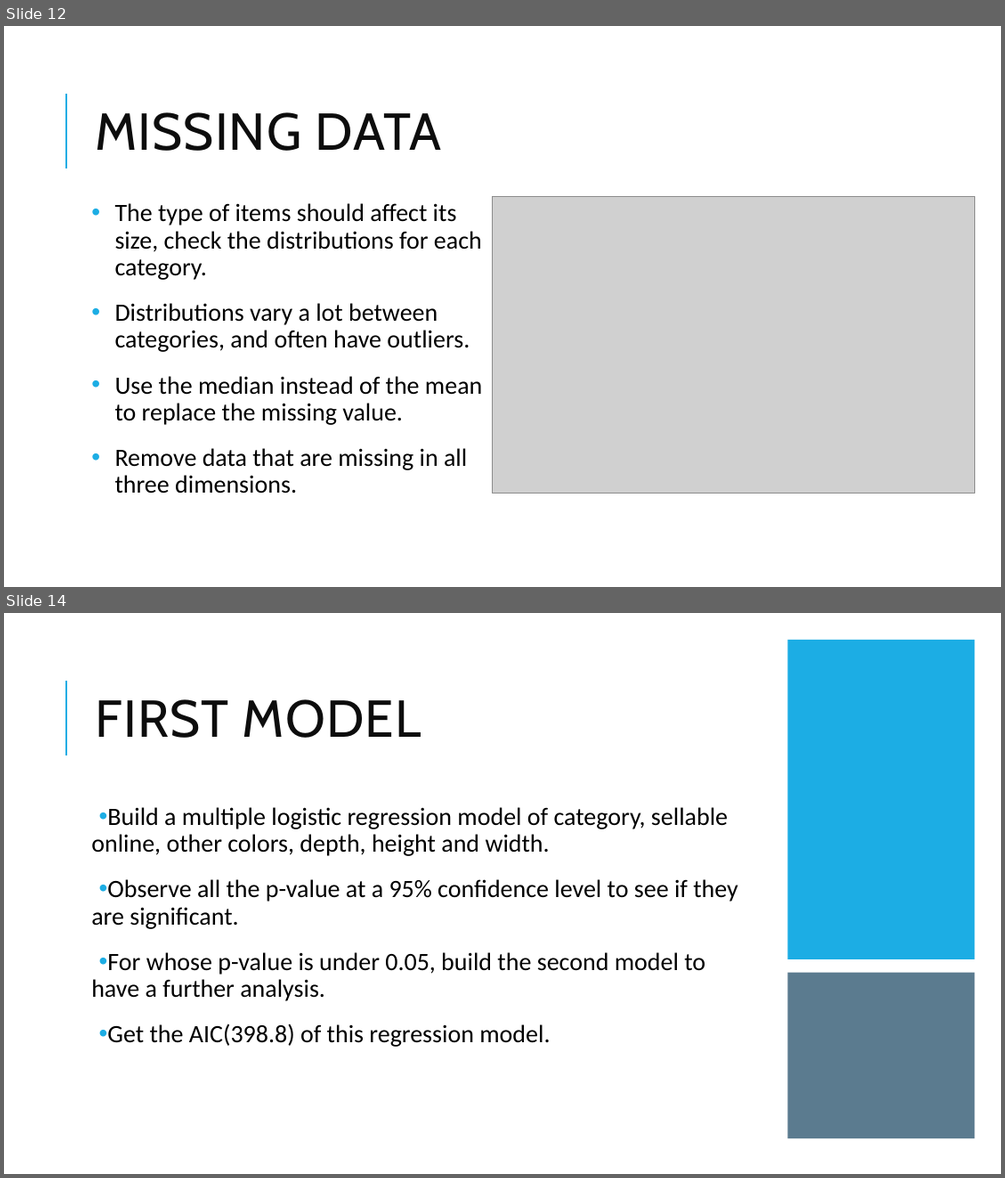
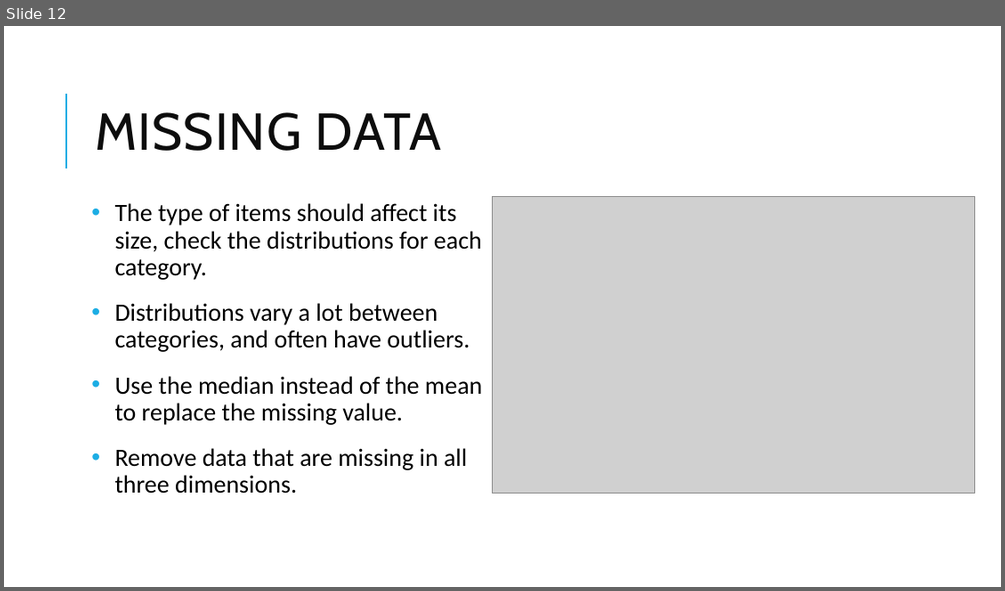
Before and after one commit to w-arnott/DAS-Group-23, a slide deck: Group_23_presentation.pptx. Shown one above the other, each under a label of ours: slides 12 and 14 before the commit, slide 12 after it; the slides between them are not shown. The pictures are 1005x1178 and 1005x591 pixels, drawn with LibreOffice and Linux fonts; fonts in the diff are those of the drawing; grey boxes stand for pictures. Boxes give left, top, right and bottom in pixels: in the first picture for what was removed or moved away, otherwise in the second. Text is boxed around its words. In the diff, an @@ line names an element or a change of style, - is before the commit and + after.

```diff
--- a/Group_23_presentation.pptx
+++ b/Group_23_presentation.pptx
@@ slide 14 removed at [4,613,1001,1174], background #FFFFFF; not listed: 1 template element that a slide beside it also shows @@
@@ rectangle removed at [788,640,975,959] @@
@@ title removed at [95,699,421,738] @@
-FIRST MODEL
@@ text removed at [91,807,737,1046] @@
-• Build a multiple logistic regression model of category, sellable online, other colors, depth, height and width.
-• Observe all the p-value at a 95% confidence level to see if they are significant.
-• For whose p-value is under 0.05, build the second model to have a further analysis.
-• Get the AIC(398.8) of this regression model.
@@ rectangle removed at [788,973,975,1139] @@
```
Also in this commit, not shown: 1 slide changed, 4 slides added.
